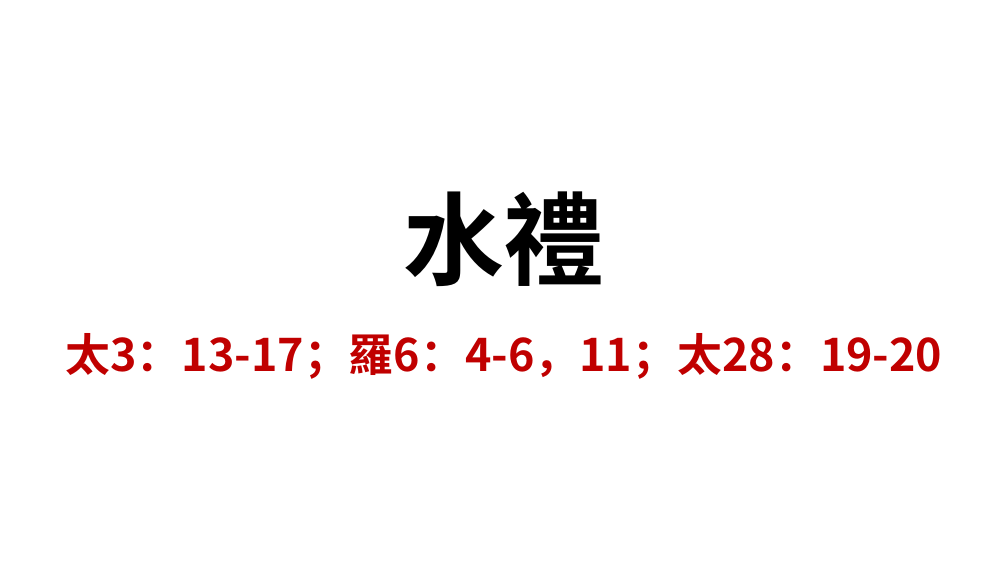
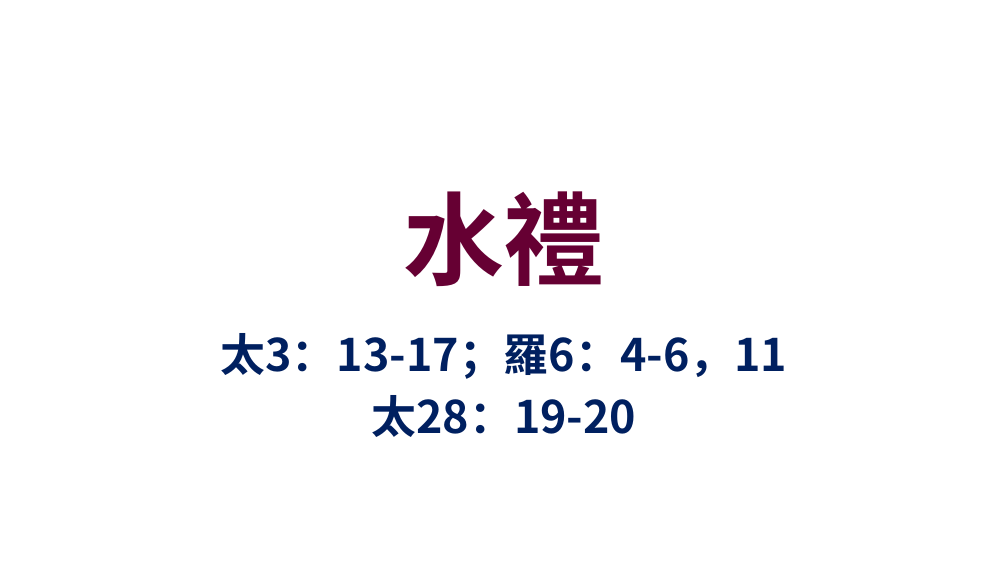
Before and after one commit to batisuoc/worship-resources, a slide deck: slide 1 of 96水禮.pptx. Drawn at 1008x567 pixels with LibreOffice and Linux fonts; fonts in the diff are those of the drawing; background and template pictures are left out. Boxes give left, top, right and bottom in pixels: in the first picture for what was removed or moved away, otherwise in the second. Text is boxed around its words. In the diff, an @@ line names an element or a change of style, - is before the commit and + after.

Commit message:
Update ppt 96

```diff
--- a/96水禮.pptx
+++ b/96水禮.pptx
@@ title "水禮" at (403, 191, 605, 286): text colour #000000 to #660033 @@
@@ subtitle at (220, 333, 787, 437): text changed; text colour #C00000 to #002060 @@
-太3：13-17；羅6：4-6，11；太28：19-20
+太3：13-17；羅6：4-6，11
+太28：19-20
```
Also in this commit, not shown: 6 other slides changed, 1 slide added, 1 other file.
